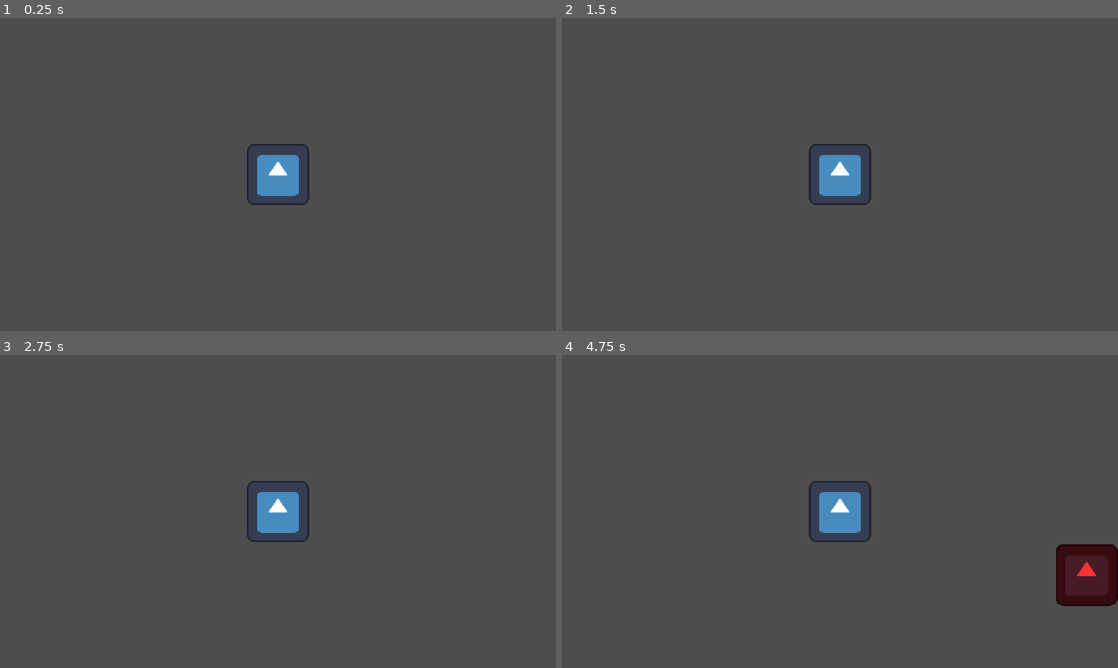
Above: before the commit, frames 1-4 (two rows, left to right).
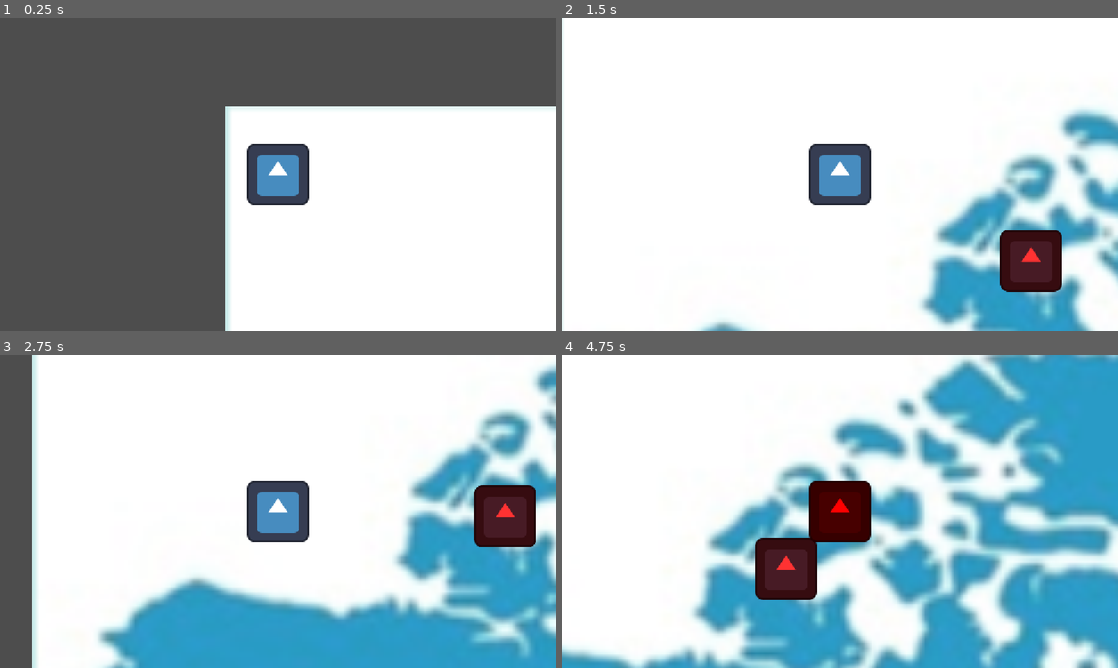
Above: after the commit, the same moments.

Repository: KealPetu/JuegoGameJam2026
Game: Godot game, scene res://Scenes/TestLevel.tscn
Same seed, same stepped clock (60 frames per second), same inputs: the game is played once before the commit and once after it. The project has no main scene, so this scene is started directly. The engine's default icon, where the game draws it, is replaced by a stand-in: a white triangle on a blue panel in a dark square.
Inputs:
- Up to frame 1 (0.25 s): no input
- Up to frame 2 (1.5 s): hold Right (right) from 0.53 s (still down); tap Up (up) at 0.6, 0.77, 1.07 s; tap Z (attack) at 1.35 s
- Up to frame 3 (2.75 s): tap Up (up) at 1.52, 1.55, 1.82, 2.1 s; release Right (right) at 2.03 s; hold Left (left) from 2.03 s (still down)
- Up to frame 4 (4.75 s): release Left (left) at 2.78 s; hold Right (right) 2.78-4.28 s; tap Z (attack) at 2.85, 4.35 s; tap Up (up) at 3.02, 3.05, 3.32, 3.6, 3.77, 4.07, 4.52, 4.55 s; hold Left (left) from 4.28 s (still down)

The runs differ from the first frame. In frame 1, 41% of the frame differs, in the area x 40-100%, y 28-100%; in frame 2, 98%; in frame 3, 92%; in frame 4, 100%, in the area x 0-100%, y 0-100%.

Commit message:
pruebas de movimiento de personaje y enemigo

Diff:
--- a/Scenes/Enemy.tscn
+++ b/Scenes/Enemy.tscn
@@ -10,7 +10,6 @@
 
 [node name="Enemy" unique_id=159421936 instance=ExtResource("1_m1htj")]
 script = ExtResource("2_wovta")
-dano_al_contacto = 1
 
 [node name="Sprite2D" parent="." index="0" unique_id=1963649647]
 modulate = Color(1, 0.19607843, 0.19607843, 1)
--- a/Scenes/TestLevel.tscn
+++ b/Scenes/TestLevel.tscn
@@ -2,16 +2,30 @@
 
 [ext_resource type="PackedScene" uid="uid://cohiqpndtgam" path="res://Scenes/Enemy.tscn" id="1_5ms4e"]
 [ext_resource type="PackedScene" uid="uid://be8qbmt0fe144" path="res://Scenes/Player.tscn" id="2_ujyaq"]
+[ext_resource type="Texture2D" uid="uid://b4flmdtq8h8a6" path="res://Assets/Screenshot 2025-11-15 204155.png" id="3_shgkq"]
 
 [sub_resource type="WorldBoundaryShape2D" id="WorldBoundaryShape2D_5ms4e"]
 
 [node name="TestLevel" type="Node2D" unique_id=722028303]
+
+[node name="TextureRect" type="TextureRect" parent="." unique_id=1102881253]
+anchors_preset = 15
+anchor_right = 1.0
+anchor_bottom = 1.0
+offset_right = 644.0
+offset_bottom = 347.0
+grow_horizontal = 2
+grow_vertical = 2
+scale = Vector2(10, 10)
+texture = ExtResource("3_shgkq")
 
 [node name="Enemy" parent="." unique_id=159421936 instance=ExtResource("1_5ms4e")]
 position = Vector2(981, 103)
 
 [node name="Player" parent="." unique_id=566396496 instance=ExtResource("2_ujyaq")]
 position = Vector2(110, 110)
+fuerza_salto = -600.0
+velocidad_movimiento = 500.0
 
 [node name="StaticBody2D" type="StaticBody2D" parent="." unique_id=1839650488]
 
--- a/Scripts/BaseCharacter.gd
+++ b/Scripts/BaseCharacter.gd
@@ -5,8 +5,9 @@
 
 # Atributos compartidos por TODOS (Jugador, Enemigos, Jefes)
 @export var velocidad_movimiento: float = 200.0
-@export var vidas_maximas: int = 1
+@export var vidas_maximas: int = 3
 @export var empuje_al_recibir_dano: float = 300.0
+@export var damage: int = 1
 
 var vidas_actuales: int
 var gravedad = ProjectSettings.get_setting("physics/2d/default_gravity")
@@ -35,7 +36,7 @@
 
 	# Feedback visual (parpadeo rojo)
 	modulate = Color.RED
-	await get_tree().create_timer(0.1).timeout
+	await get_tree().create_timer(0.2).timeout
 	modulate = Color.WHITE
 
 	# Empuje simple hacia el lado contrario del golpe
--- a/Scripts/BasicEnemy.gd
+++ b/Scripts/BasicEnemy.gd
@@ -1,10 +1,10 @@
 extends Character
 
-@export var dano_al_contacto: int = 1
 @onready var damage_area: Area2D = $DamageArea
 
 func _ready():
 	damage_area.body_entered.connect(_on_damage_area_body_entered)
+	super._ready()
 
 # Si quieres que el enemigo básico no se mueva, en el inspector pon 'velocidad_movimiento' en 0.
 # Si quieres que persiga, aquí pondríamos la IA.
@@ -26,4 +26,4 @@
 	# Verificamos si es el jugador (usando la clase base para detectar)
 	if body is Character and body.name == "Player":
 		# Le pasamos nuestra posición para que el jugador sepa de dónde vino el golpe
-		body.recibir_dano(dano_al_contacto, global_position)
+		body.recibir_dano(damage, global_position)
--- a/Scripts/Player.gd
+++ b/Scripts/Player.gd
@@ -10,6 +10,7 @@
 	attack_collision_shape.rotation_degrees = -90.0
 	attack_collision_shape.scale.y = 15.0
 	collision_shape_2d.scale = Vector2(6.0, 6.0)
+	super._ready()
 
 # Sobreescribimos la función de movimiento del padre
 func comportamiento_movimiento(_delta):
@@ -49,4 +50,4 @@
 
 func _on_attack_area_body_entered(body):
 	if body is Character and body != self:
-		body.recibir_dano(1, global_position)
+		body.recibir_dano(damage, global_position)
--- a/project.godot
+++ b/project.godot
@@ -42,8 +42,8 @@
 up={
 "deadzone": 0.2,
 "events": [Object(InputEventJoypadButton,"resource_local_to_scene":false,"resource_name":"","device":-1,"button_index":11,"pressure":0.0,"pressed":true,"script":null)
-, Object(InputEventJoypadMotion,"resource_local_to_scene":false,"resource_name":"","device":-1,"axis":1,"axis_value":-1.0,"script":null)
 , Object(InputEventKey,"resource_local_to_scene":false,"resource_name":"","device":-1,"window_id":0,"alt_pressed":false …(186 unchanged characters)…
+, Object(InputEventJoypadButton,"resource_local_to_scene":false,"resource_name":"","device":-1,"button_index":0,"pressure":0.0,"pressed":true,"script":null)
 ]
 }
 down={
Binary file added: Assets/Screenshot 2025-11-15 204155.png
Not shown, added: Assets/Screenshot 2025-11-15 204155.png.import
